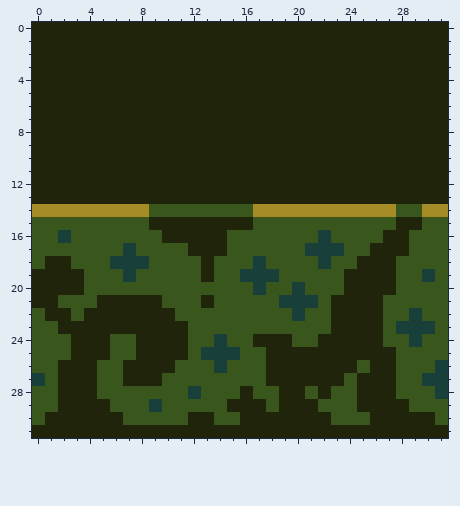
Pixel-art sprite, stored at assets/textures/t_wall_top_2.png. This is how it looked before the edit.
The file is 32x32 pixels.
New version:
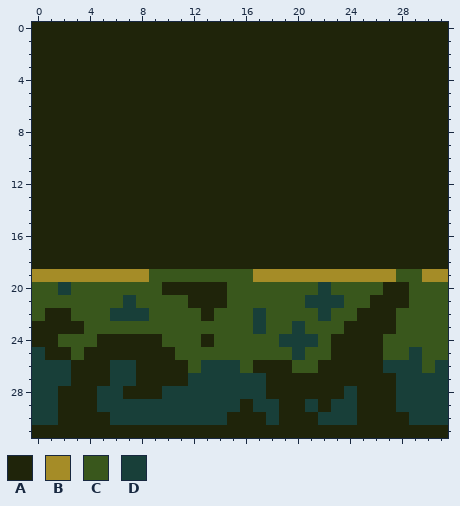
Palette (. is transparent): A #1f240a  B #a58c27  C #39571c  D #183f39
Commit: new wall graphics and shadows
Changes in this commit:
@@ x 0..31 @@
 13 AAAAAAAAAAAAAAAAAAAAAAAAAAAAAAAA
-14 BBBBBBBBBCCCCCCCCBBBBBBBBBBBCCBB
-15 CCCCCCCCCAAAAAAAACCCCCCCCCCCAACC
-16 CCDCCCCCCCAAAAACCCCCCCDCCCCAACCC
-17 CCCCCCCDCCCCAAACCCCCCDDDCCAAACCC
-18 CAACCCDDDCCCCACCCDCCCCDCCAAACCCC
-19 AAAACCCDCCCCCACCDDDCCCCCAAAACCDC
-20 AAAACCCCCCCCCCCCCDCCDCCCAAAACCCC
-21 AACCCAAAAACCCACCCCCDDDCAAAACCCCC
-22 CAACAAAAAAACCCCCCCCCDCCAAAACCDCC
-23 CCAAAAAAAAAACCCCCCCCCCCAAAACDDDC
-24 CCCAAACCAAAACCDCCAAACCAAAAACCDCC
-25 CCCAAACCAAAACDDDCCAAAAAAAAAACCCC
-26 CCAAACCAAAACCCDCCCAAAAAAACAACCCD
-27 DCAAACCAAACCCCCCCCAAAAAACAAACCDD
-28 CCAAACCCCCCCDCCCACCAACACCAAACCCD
-29 CCAAAACCCDCCCCCAAACAAACCCAAAACCC
-30 CAAAAAACCCCCAACCAAAAAAACCCAAAAAC
+14 AAAAAAAAAAAAAAAAAAAAAAAAAAAAAAAA
+15 AAAAAAAAAAAAAAAAAAAAAAAAAAAAAAAA
+16 AAAAAAAAAAAAAAAAAAAAAAAAAAAAAAAA
+17 AAAAAAAAAAAAAAAAAAAAAAAAAAAAAAAA
+18 AAAAAAAAAAAAAAAAAAAAAAAAAAAAAAAA
+19 BBBBBBBBBCCCCCCCCBBBBBBBBBBBCCBB
+20 CCDCCCCCCCAAAAACCCCCCCDCCCCAACCC
+21 CCCCCCCDCCCCAAACCCCCCDDDCCAAACCC
+22 CAACCCDDDCCCCACCCDCCCCDCCAAACCCC
+23 AAAACCCCCCCCCCCCCDCCDCCCAAAACCCC
+24 AACCCAAAAACCCACCCCCDDDCAAAACCCCC
+25 DAACAAAAAAACCCCCCCCCDCCAAAACCDCC
+26 DDDAAADDAAAACDDDCAAACCAAAAADDDCD
+27 DDDAAADDAAAADDDDDDAAAAAAAAAADDDD
+28 DDAAADDAAADDDDDDDDAAAAAADAAADDDD
+29 DDAAADDDDDDDDDDDADDAADADDAAADDDD
+30 DDAAAADDDDDDDDDAAADAAADDDAAAADDD
 31 AAAAAAAAAAAAAAAAAAAAAAAAAAAAAAAA
Boxes around the changes in both pictures, in picture pixels (x1, y1, x2, y2):
changed: (32, 204, 448, 425)
